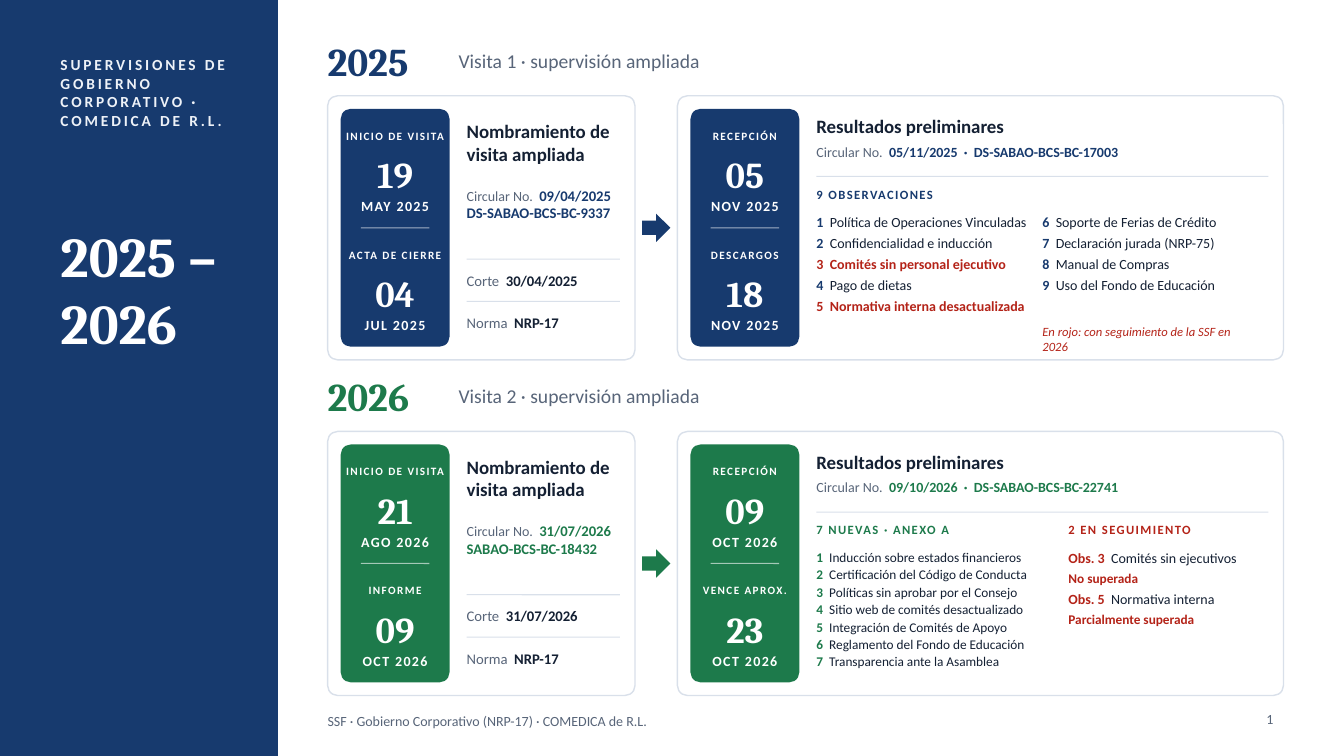
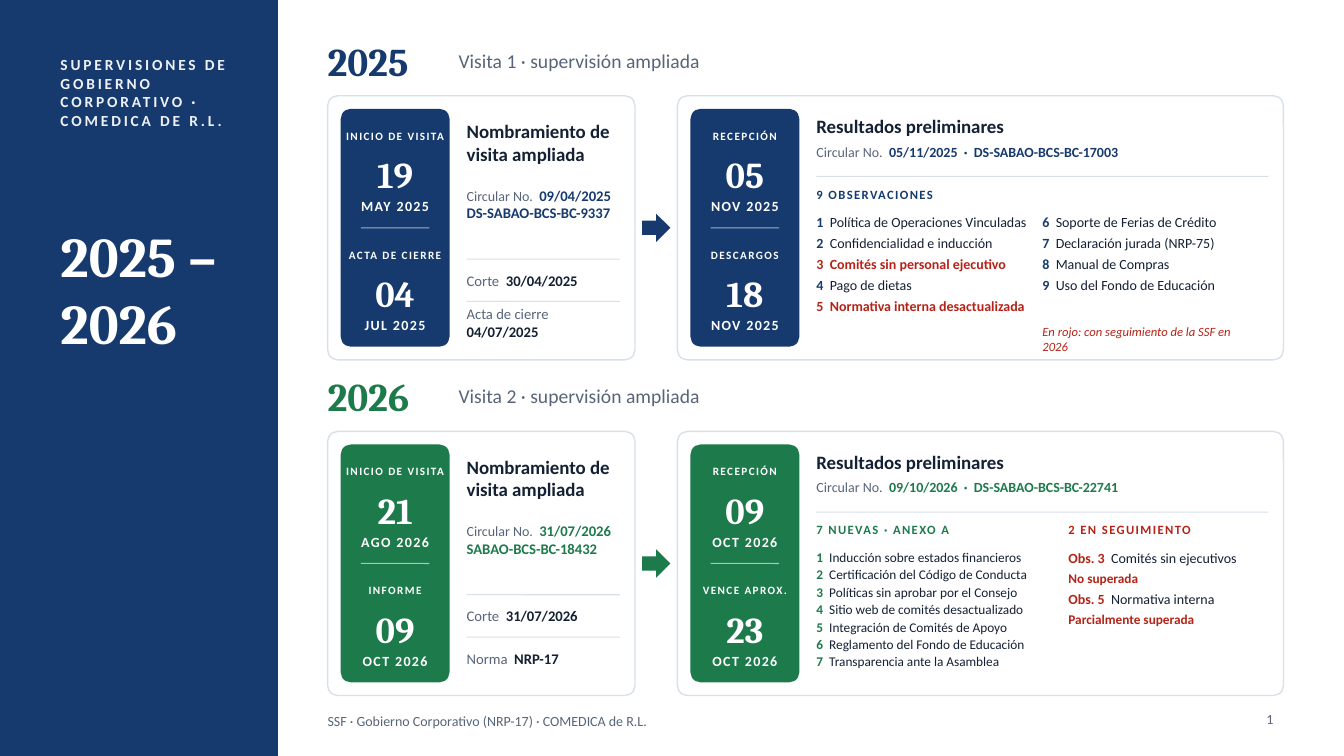
Before and after one commit to menjivar201280/riesgo, a slide deck: slide 1 of supervision-gobierno-corporativo/Supervision_GC_SSF_COMEDICA_2025-2026.pptx. Drawn at 1344x756 pixels with LibreOffice and Linux fonts; fonts in the diff are those of the drawing. Boxes give left, top, right and bottom in pixels: in the first picture for what was removed or moved away, otherwise in the second. Text is boxed around its words. In the diff, an @@ line names an element or a change of style, - is before the commit and + after.

```diff
--- a/supervision-gobierno-corporativo/Supervision_GC_SSF_COMEDICA_2025-2026.pptx
+++ b/supervision-gobierno-corporativo/Supervision_GC_SSF_COMEDICA_2025-2026.pptx
@@ text at <box>467,309,549,338</box>: text changed; text colour #142033 to #586579; bold off @@
-Norma NRP-17
+Acta de cierre 04/07/2025
```
Also in this commit, not shown: 1 other file.
